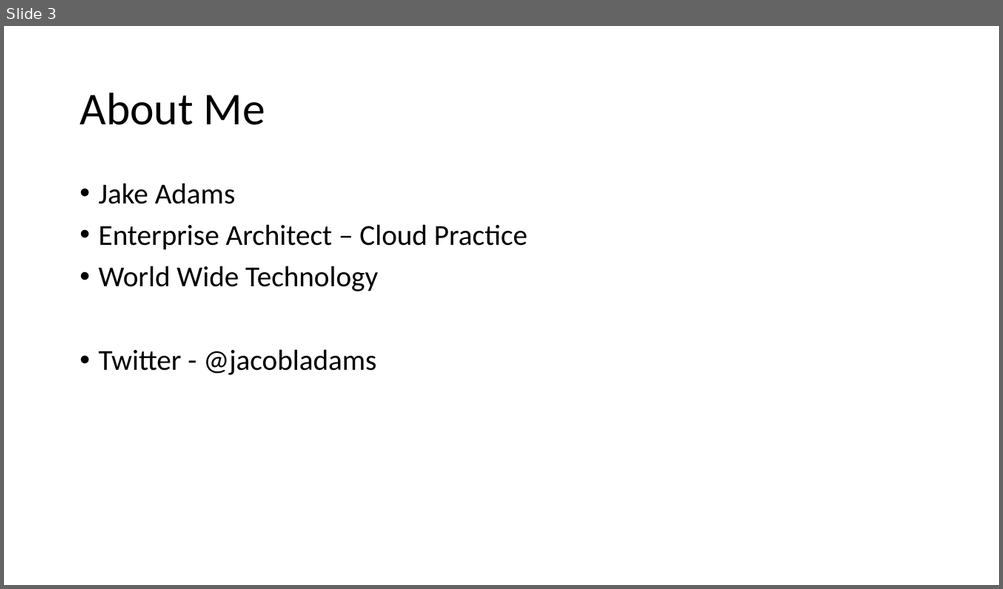
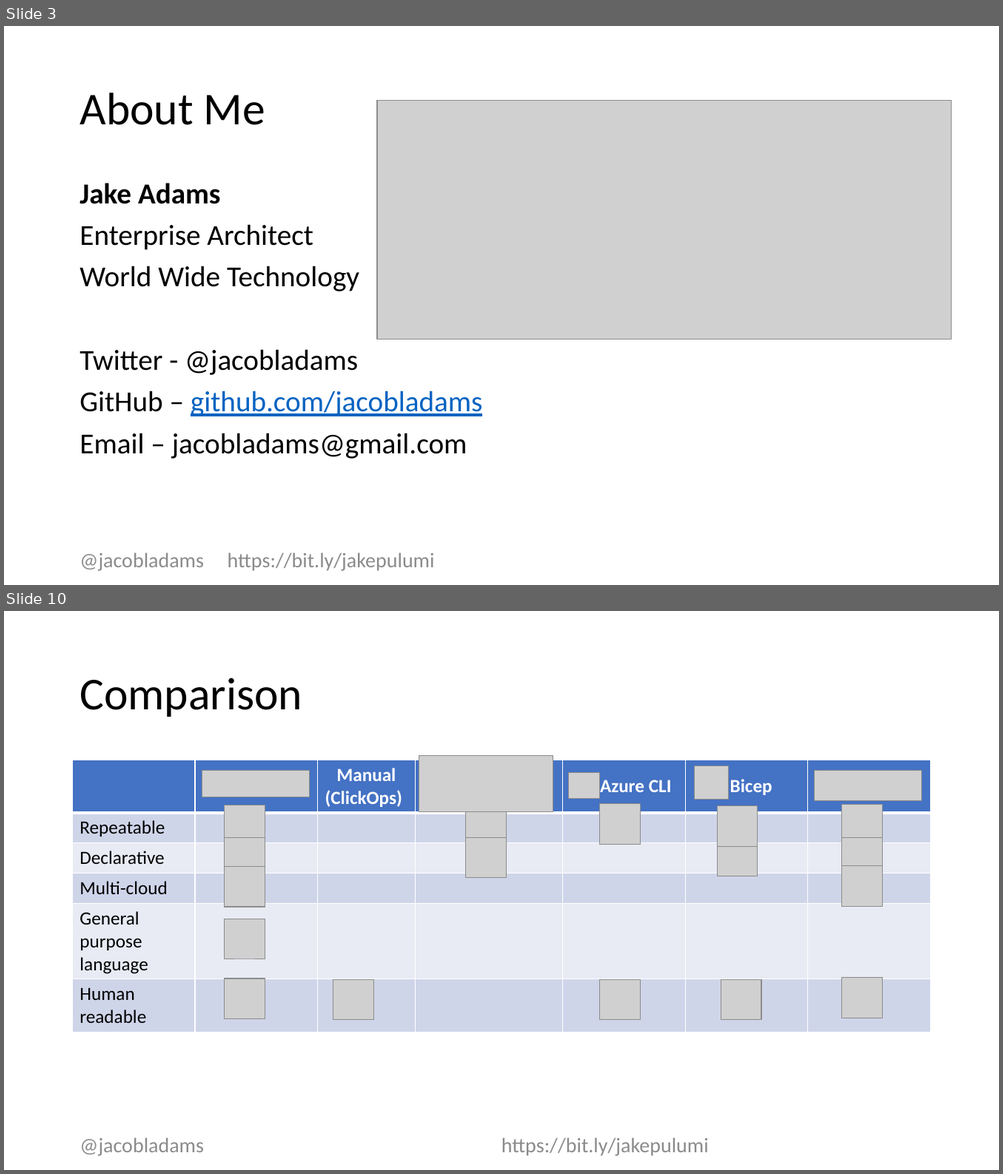
Before and after one commit to jacobladams/creating-cloud-infrastructure-with-c-sharp-and-pulumi, a slide deck: Creating Cloud Infrastructure with C# and Pulumi.pptx. Shown one above the other, each under a label of ours: slide 3 before the commit, slides 3 and 10 after it; the slides between them are not shown. The pictures are 1003x589 and 1003x1174 pixels, drawn with LibreOffice and Linux fonts; fonts in the diff are those of the drawing; grey boxes stand for pictures. Boxes give left, top, right and bottom in pixels: in the first picture for what was removed or moved away, otherwise in the second. Text is boxed around its words. In the diff, an @@ line names an element or a change of style, - is before the commit and + after.

```diff
--- a/Creating Cloud Infrastructure with C# and Pulumi.pptx
+++ b/Creating Cloud Infrastructure with C# and Pulumi.pptx
@@ slide 10 added at <box>4,611,999,1170</box>, background #FFFFFF @@
@@ title added at <box>79,678,302,717</box>, 44 pt, text #000000 @@
+Comparison
@@ table added at <box>73,760,930,1031</box>, 6 rows, 7 columns @@
+ |  | Manual / (ClickOps) |  | Azure CLI | Bicep | 
+Repeatable |  |  |  |  |  | 
+Declarative |  |  |  |  |  | 
+Multi-cloud |  |  |  |  |  | 
+General purpose / language |  |  |  |  |  | 
+Human readable |  |  |  |  |  | 
@@ picture added at <box>419,756,552,812</box> @@
@@ picture added at <box>694,766,728,799</box> @@
@@ picture added at <box>202,771,309,797</box> @@
@@ picture added at <box>569,773,600,798</box> @@
@@ picture added at <box>814,771,922,801</box> @@
@@ picture added at <box>224,805,264,846</box> @@
@@ picture added at <box>466,803,506,844</box> @@
@@ picture added at <box>600,804,640,845</box> @@
@@ picture added at <box>717,806,757,846</box> @@
@@ picture added at <box>842,804,882,845</box> @@
@@ picture added at <box>224,838,264,878</box> @@
@@ picture added at <box>466,838,506,878</box> @@
@@ picture added at <box>717,835,757,876</box> @@
@@ picture added at <box>842,838,882,878</box> @@
@@ picture added at <box>224,867,264,907</box> @@
@@ picture added at <box>842,866,882,906</box> @@
@@ picture added at <box>224,919,264,960</box> @@
@@ picture added at <box>224,979,264,1019</box> @@
@@ picture added at <box>333,980,373,1020</box> @@
@@ picture added at <box>600,980,640,1020</box> @@
@@ picture added at <box>721,980,761,1020</box> @@
@@ picture added at <box>842,978,882,1019</box> @@
@@ text added at <box>79,1138,708,1156</box>, 20 pt, text #8C8C8C @@
+@jacobladams https://bit.ly/jakepulumi
@@ slide 3 changed as well @@
@@ picture added at <box>377,101,933,332</box> @@
@@ picture added at <box>377,101,950,339</box> @@
@@ text at <box>79,183,359,375</box>: bold on in "Jake Adams"; bullet • to none @@
@@ text at <box>79,224,313,250</box>: text changed @@
-• Enterprise Architect – Cloud Practice
+Enterprise Architect
@@ text at <box>79,391,483,459</box>: paragraphs added @@
+GitHub – github.com/jacobladams
+Email – jacobladams@gmail.com
@@ text added at <box>79,553,435,571</box>, 20 pt, text #8C8C8C @@
+@jacobladams https://bit.ly/jakepulumi
```
Also in this commit, not shown: 2 other slides changed, 9 other slides added, 2 slides removed, 35 other files.
